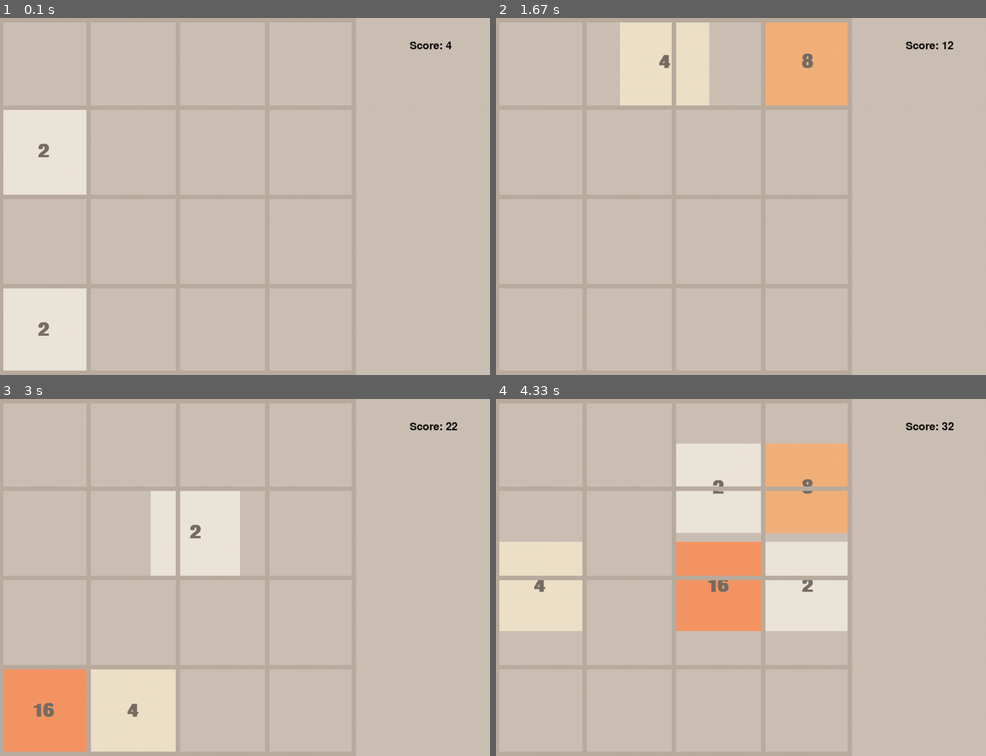
Above: before the commit, frames 1-4 (two rows, left to right).
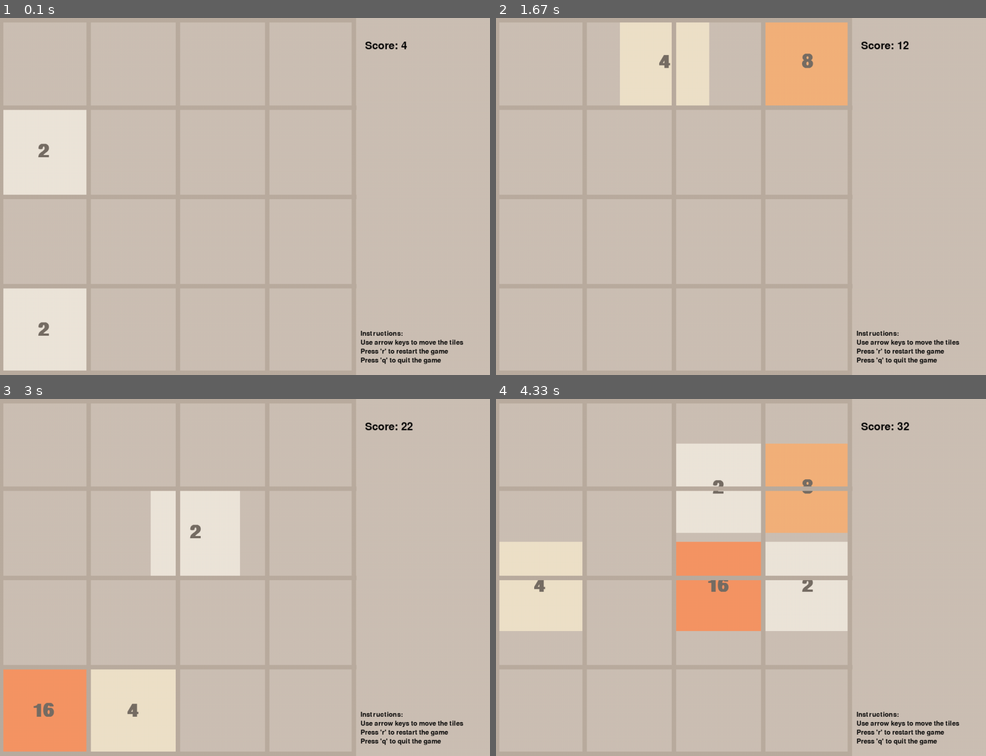
Above: after the commit, the same moments.

Repository: AstroAspie/2048_pygame
Game: pygame game, started from main.py
The game is run twice, just before and just after one commit, with the same random seed, the same clock (stepped at 60 frames per second) and the same inputs.
Inputs:
- Up to frame 1 (0.1 s): no input
- Up to frame 2 (1.67 s): hold Right 0.33-0.8 s; hold Up 0.83-1.13 s; hold Right 1.17-1.63 s
- Up to frame 3 (3 s): hold Left 1.67-2.2 s; hold Down 2.23-2.53 s; hold Left 2.57-2.97 s
- Up to frame 4 (4.33 s): hold Up 3-3.37 s; hold Right 3.4-4.03 s; hold Down from 4.07 s (still down)

The runs differ from the first frame. In frame 1, 0.7% of the frame differs, in the area x 73-95%, y 6-97%; in frame 2, 0.8%; in frame 3, 0.8%; in frame 4, 0.8%.

Commit message:
+ instructions displayed in game window

Diff:
--- a/main.py
+++ b/main.py
@@ -97,7 +97,24 @@
 def score_card(game_window, score):
     font = pygame.font.Font(None, 36)
     text = font.render("Score: " + str(score), 1, (10, 10, 10))
-    game_window.blit(text, (WINDOW_WIDTH - 180, 50))
+    game_window.blit(text, (WINDOW_WIDTH - 280, 50))
+
+
+def help_text(game_window):
+    font = pygame.font.Font(None, 22)
+    text = font.render("Instructions: ", 1, (10, 10, 10))
+    game_window.blit(text, (WINDOW_WIDTH - 290, WINDOW_HEIGHT - 100))
+
+    text = font.render("Press 'r' to restart the game", 1, (10, 10, 10))
+    game_window.blit(text, (WINDOW_WIDTH - 290, WINDOW_HEIGHT - 60))
+
+    text = font.render("Press 'q' to quit the game", 1, (10, 10, 10))
+    game_window.blit(text, (WINDOW_WIDTH - 290, WINDOW_HEIGHT - 40))
+
+    # Controls
+    text = font.render("Use arrow keys to move the tiles", 1, (10, 10, 10))
+    game_window.blit(text, (WINDOW_WIDTH - 290, WINDOW_HEIGHT - 80))
+
 
 def draw(game_window, tiles):
     # Clear Screen and draw game grid and tiles
@@ -109,6 +126,7 @@
         score += tile.value
 
     score_card(game_window, score)
+    help_text(game_window)
 
     draw_grid(game_window)
     # Draw the tiles
Not shown, changed: README.md
